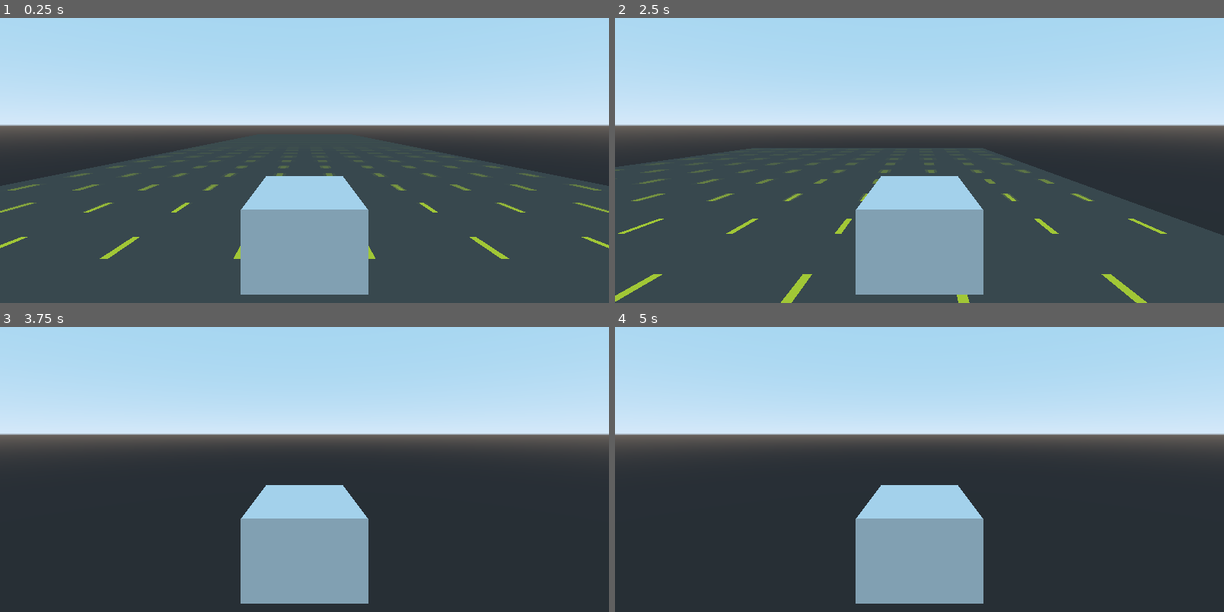
Above: before the commit, frames 1-4 (two rows, left to right).
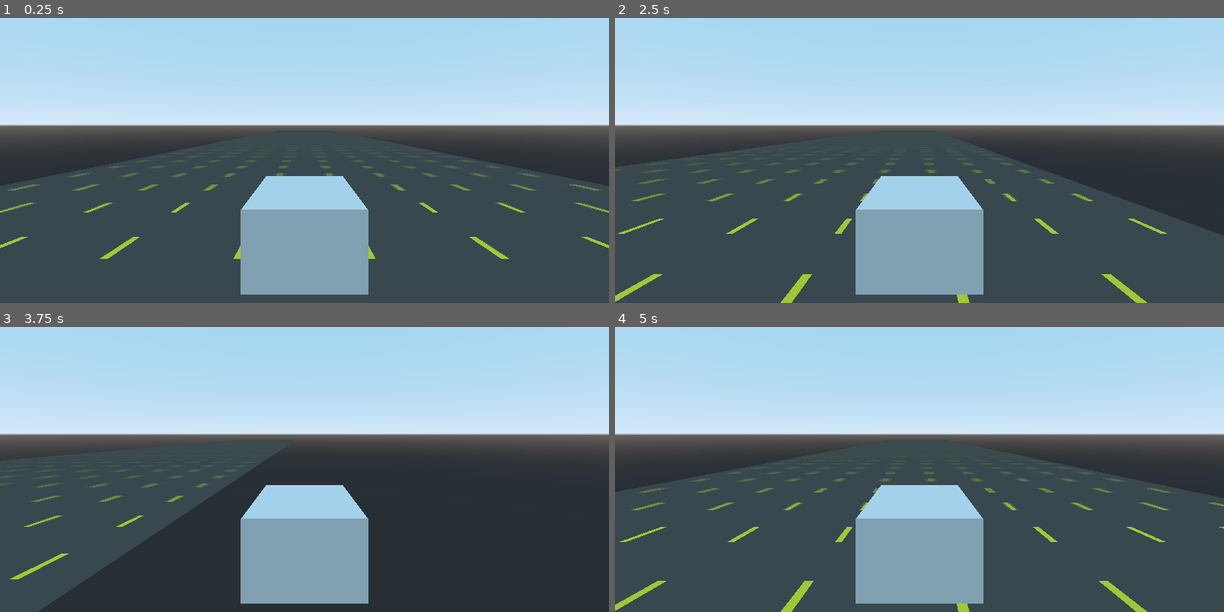
Above: after the commit, the same moments.

Repository: CloneDeath/TokyoBlue
Game: Godot game, scene res://Main.tscn
Two runs of this game, one before a commit and one after it. Both use one fixed random seed, a clock stepped at 60 frames per second and the inputs below.
Inputs:
- Up to frame 1 (0.25 s): no input
- Up to frame 2 (2.5 s): hold D (move_right) 0.53-1.28 s; hold A (move_left) 1.28-2.03 s; hold D (move_right) from 2.03 s (still down)
- Up to frame 3 (3.75 s): release D (move_right) at 3.53 s; hold A (move_left) from 3.53 s (still down)
- Up to frame 4 (5 s): keep holding A (move_left)

The runs differ from the first frame. In frame 2, 0.1% of the frame differs, in the area x 24-60%, y 44-46%; in frame 3, 12%; in frame 4, 40%, in the area x 0-100%, y 44-100%.

Commit message:
Made track dynamically generated and infinitly loaded

Diff:
--- /dev/null
+++ b/Main.gd
@@ -0,0 +1,4 @@
+extends Spatial
+
+func _process(delta):
+	$TrackDirector.set_focus($Player.translation);
--- a/Main.tscn
+++ b/Main.tscn
@@ -1,19 +1,15 @@
-[gd_scene load_steps=3 format=2]
+[gd_scene load_steps=4 format=2]
 
-[ext_resource path="res://Player/Player.tscn" type="PackedScene" id=1]
-[ext_resource path="res://Environment/Track/Track.tscn" type="PackedScene" id=2]
+[ext_resource path="res://Main.gd" type="Script" id=1]
+[ext_resource path="res://Player/Player.tscn" type="PackedScene" id=2]
+[ext_resource path="res://TrackDirector.tscn" type="PackedScene" id=3]
 
 [node name="Main" type="Spatial"]
+script = ExtResource( 1 )
 
-[node name="Player" parent="." instance=ExtResource( 1 )]
+[node name="Player" parent="." instance=ExtResource( 2 )]
 
 [node name="Camera" type="Camera" parent="Player"]
 transform = Transform( -1, 0, -3.25841e-07, 0, 1, 0, 3.25841e-07, 0, -1, 0, 2, -4 )
 
-[node name="Track" parent="." instance=ExtResource( 2 )]
-
-[node name="Track2" parent="." instance=ExtResource( 2 )]
-transform = Transform( 1, 0, 0, 0, 1, 0, 0, 0, 1, 0, 0, 20 )
-
-[node name="Track3" parent="." instance=ExtResource( 2 )]
-transform = Transform( 1, 0, 0, 0, 1, 0, 0, 0, 1, 0, 0, 40 )
+[node name="TrackDirector" parent="." instance=ExtResource( 3 )]
--- a/Player/Player.gd
+++ b/Player/Player.gd
@@ -2,10 +2,11 @@
 
 var THRUST = 10;
 var velocity = Vector3();
+var maxSpeed = (1000.0 / 60 / 60) * 1000;
 
 func _physics_process(delta):
 	velocity.z += THRUST * delta;
-	if (velocity.z > 1000): velocity.z = 1000;
+	if (velocity.z > maxSpeed): velocity.z = maxSpeed;
 	UpdateInput();
 	velocity = self.move_and_slide(velocity);
 
--- /dev/null
+++ b/TrackDirector.gd
@@ -0,0 +1,25 @@
+extends Spatial
+var Track = preload("res://Environment/Track/Track.tscn");
+
+var loaded = Vector3();
+var focus = Vector3();
+export var LoadDistance = 100;
+
+func set_focus(new_focus):
+	focus = new_focus;
+
+func load_track():
+	var t = Track.instance();
+	t.translation = loaded;
+	loaded += Vector3(0, 0, 20)
+	add_child(t);
+
+func _process(_detla):
+	while (loaded.z < focus.z + LoadDistance):
+		load_track();
+	for track in get_children():
+		consider_removing(track);
+
+func consider_removing(track):
+	if (track.translation.z < focus.z - LoadDistance):
+		track.queue_free();
--- /dev/null
+++ b/TrackDirector.tscn
@@ -0,0 +1,6 @@
+[gd_scene load_steps=2 format=2]
+
+[ext_resource path="res://TrackDirector.gd" type="Script" id=1]
+
+[node name="TrackDirector" type="Spatial"]
+script = ExtResource( 1 )
